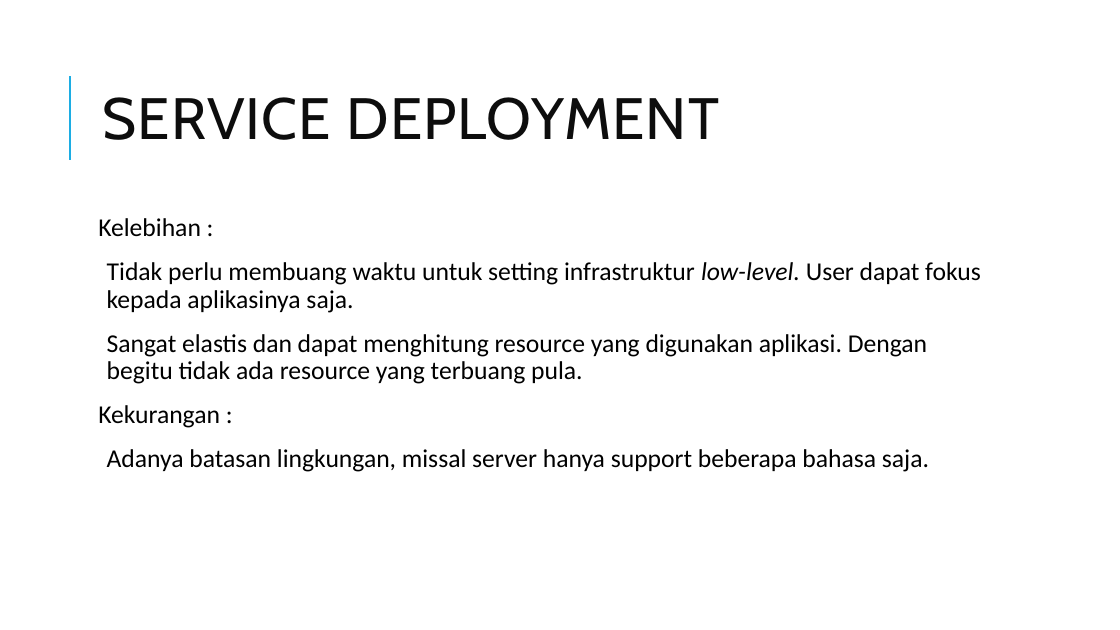
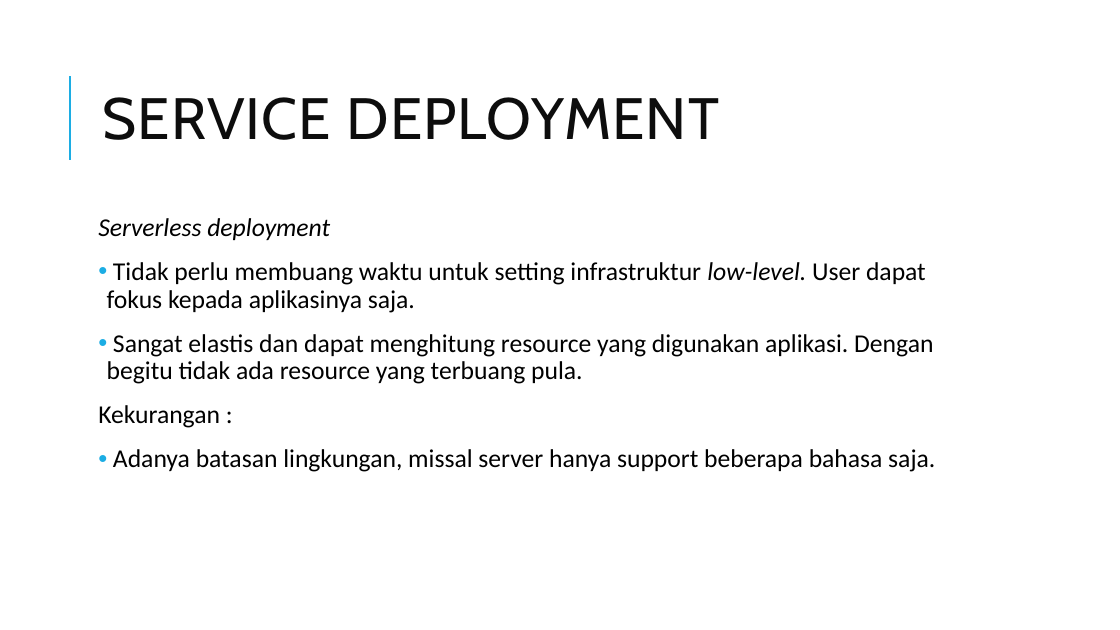
Before and after one commit to edriclaksaputra/tugasakhir, a slide deck: slide 20 of PPT.pptx. Drawn at 1120x630 pixels with LibreOffice and Linux fonts; fonts in the diff are those of the drawing. Boxes give left, top, right and bottom in pixels: in the first picture for what was removed or moved away, otherwise in the second. Text is boxed around its words. In the diff, an @@ line names an element or a change of style, - is before the commit and + after.

```diff
--- a/PPT.pptx
+++ b/PPT.pptx
@@ text at bbox=[98, 218, 330, 240]: text changed; italic on @@
-Kelebihan :
+Serverless deployment
@@ text at bbox=[107, 262, 935, 472]: bullet   to • @@
```
Also in this commit, not shown: 12 other slides changed, 3 slides added, 1 slide removed, 5 other files.
